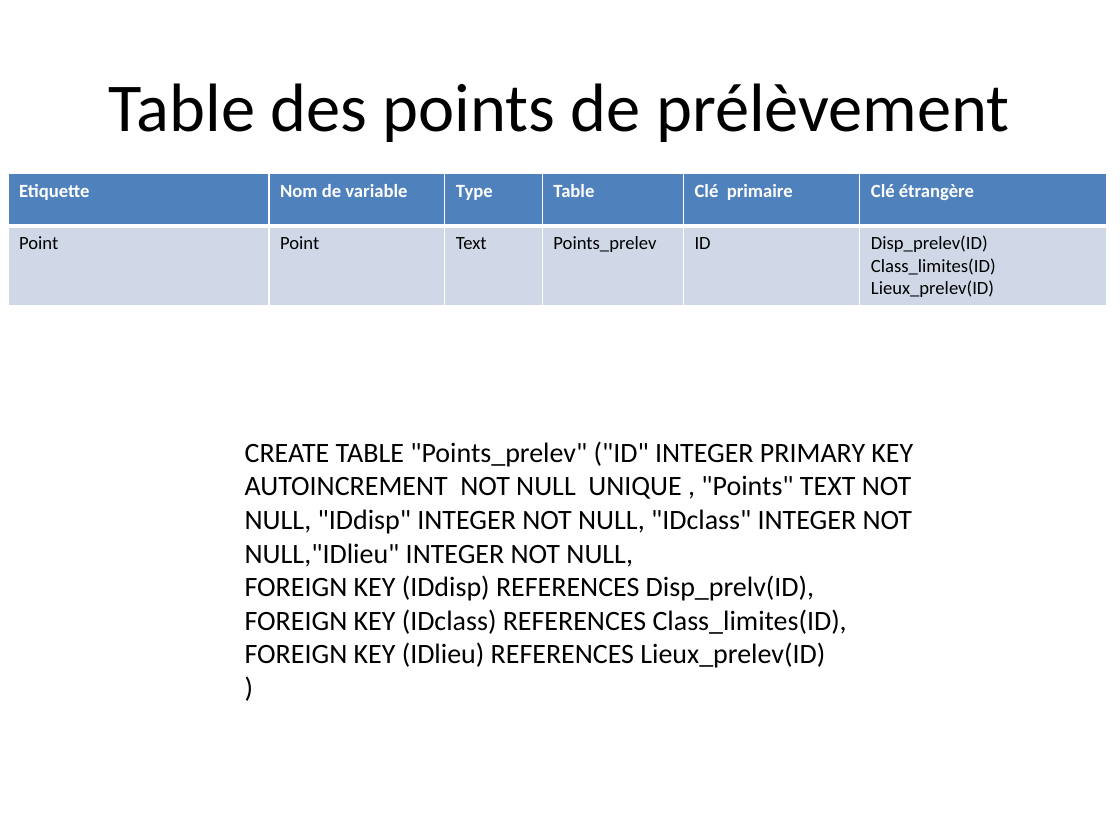
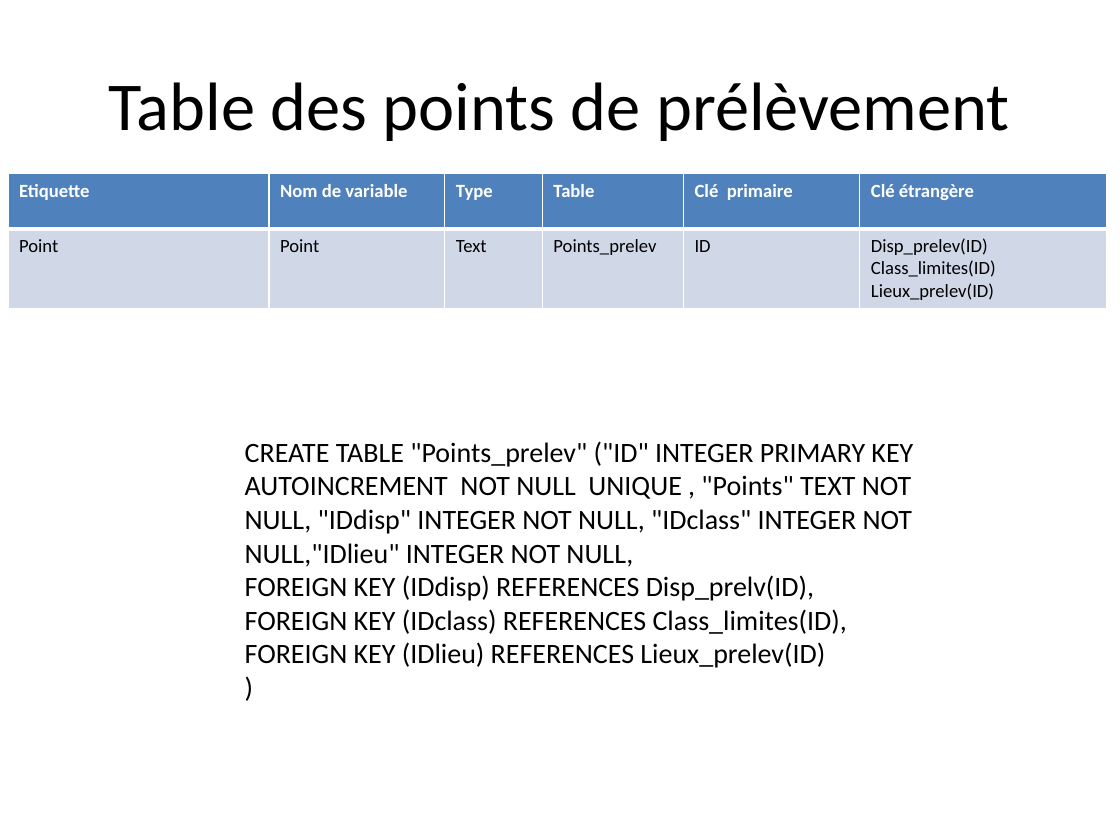
Before and after one commit to liavtavo/controle_microbio, a slide deck: slide 9 of php.pptx. Drawn at 1120x840 pixels with LibreOffice and Linux fonts; fonts in the diff are those of the drawing. Boxes give left, top, right and bottom in pixels: in the first picture for what was removed or moved away, otherwise in the second. Text is boxed around its words. In the diff, an @@ line names an element or a change of style, - is before the commit and + after.

```diff
--- a/php.pptx
+++ b/php.pptx
@@ table at box(8, 174, 1107, 304) @@
@@ fill #D0D8E8 to #D0D8E7 in row 2 @@
@@ borders changed @@
```
Also in this commit, not shown: 13 other slides changed, 1 other file.
